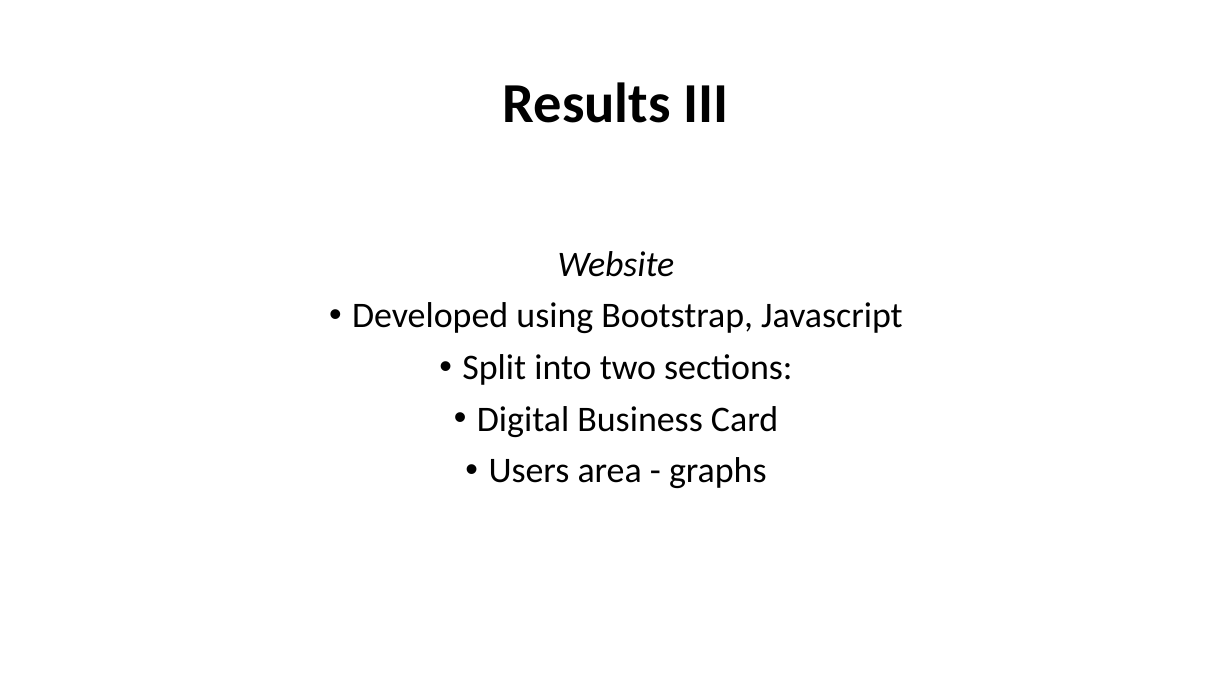
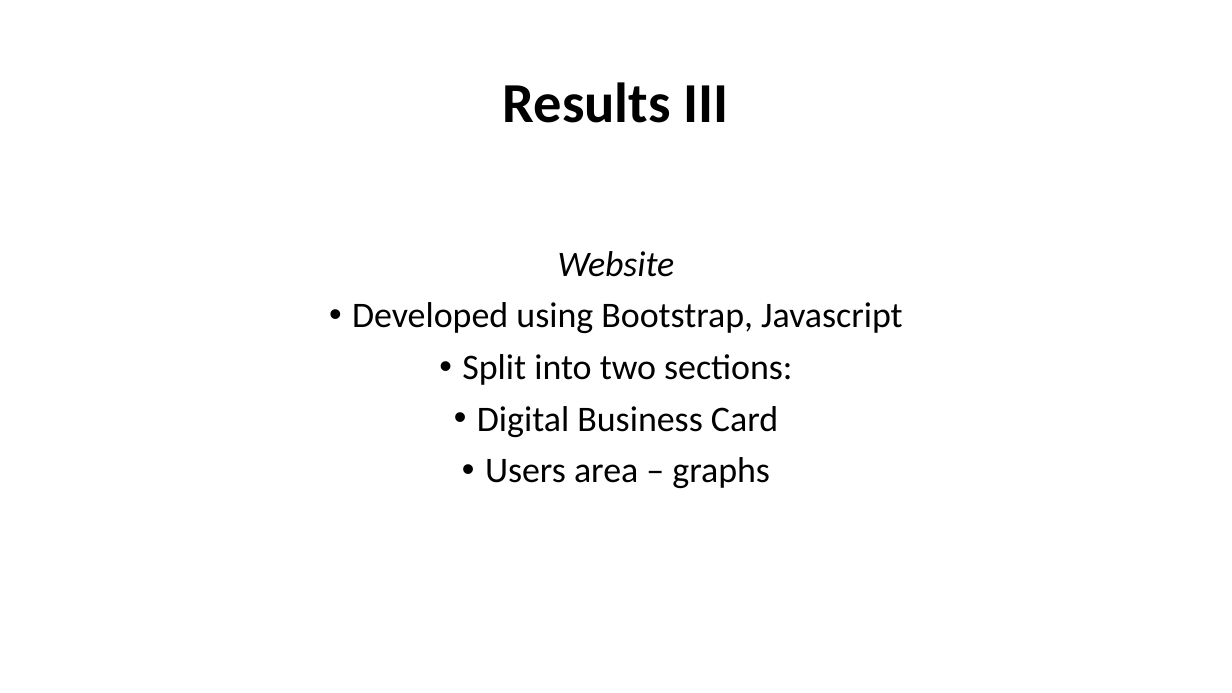
Before and after one commit to scoall/smart-plant, a slide deck: slide 12 of CMP311Presentation.pptx. Drawn at 1232x693 pixels with LibreOffice and Linux fonts; fonts in the diff are those of the drawing. Boxes give left, top, right and bottom in pixels: in the first picture for what was removed or moved away, otherwise in the second. Text is boxed around its words. In the diff, an @@ line names an element or a change of style, - is before the commit and + after.

```diff
--- a/CMP311Presentation.pptx
+++ b/CMP311Presentation.pptx
@@ text at [485, 457, 770, 488]: text changed @@
-• Users area - graphs
+• Users area – graphs
```
Also in this commit, not shown: 7 other slides changed.
